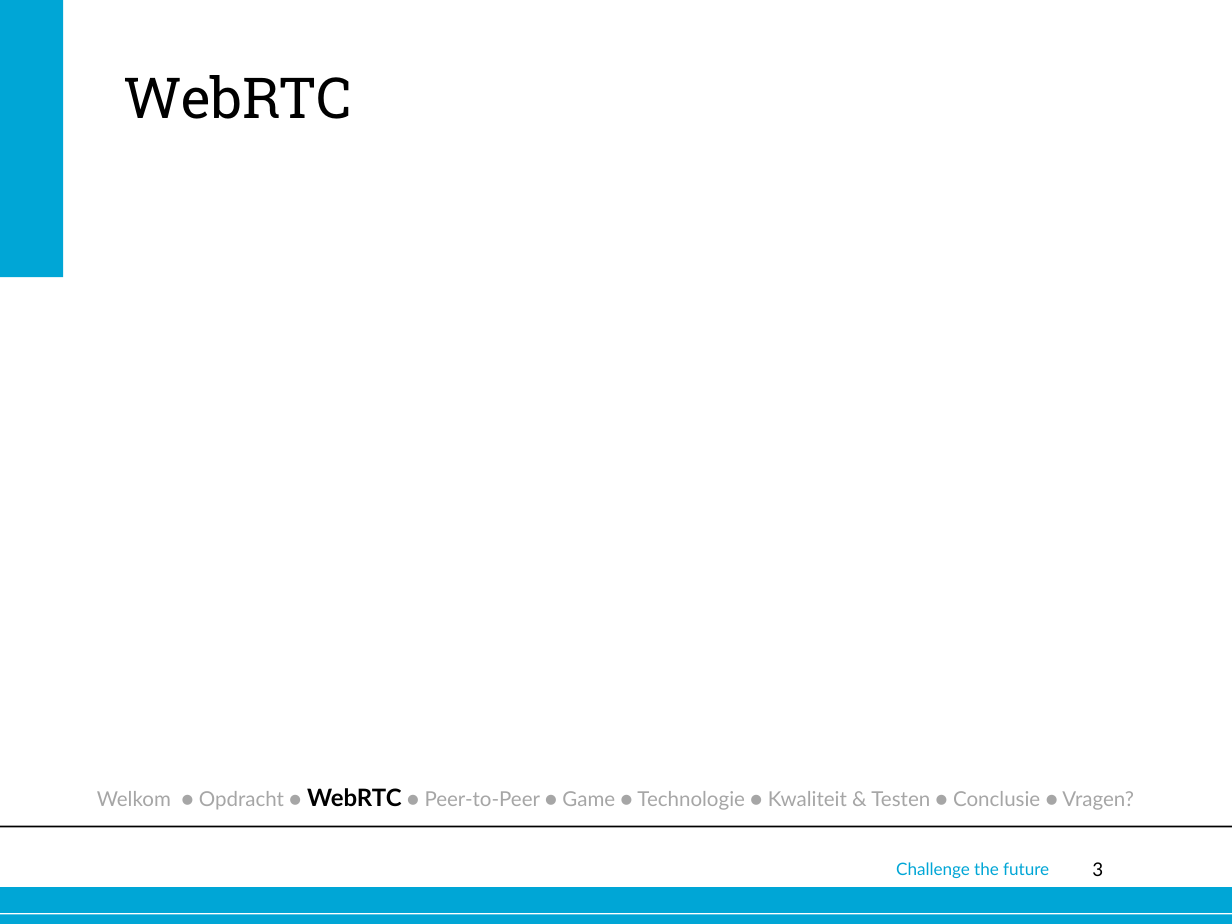
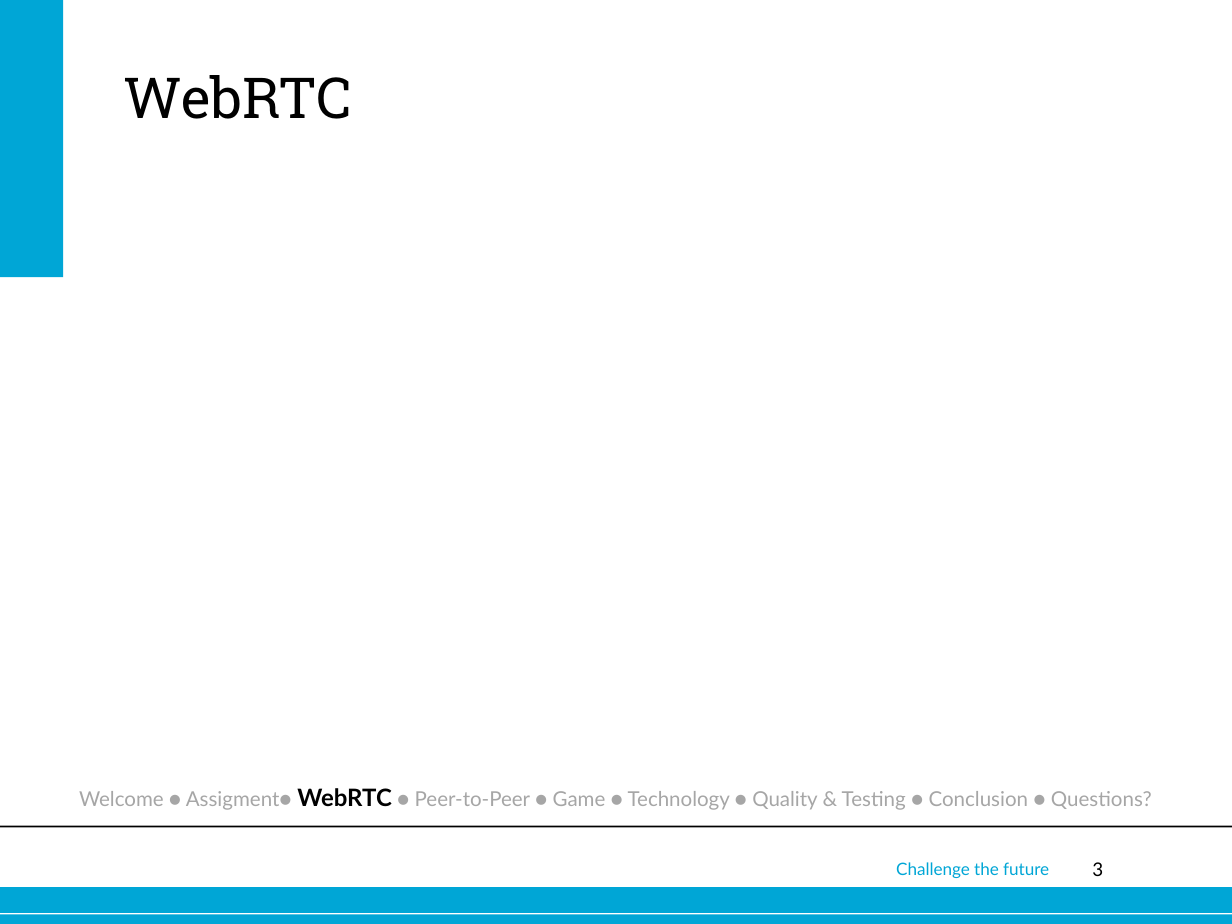
Before and after one commit to joostverdoorn/webrtc, a slide deck: slide 3 of documents/Eindpresentatie/webrtc.pptx. Drawn at 1232x924 pixels with LibreOffice and Linux fonts; fonts in the diff are those of the drawing; background and template pictures are left out. Boxes give left, top, right and bottom in pixels: in the first picture for what was removed or moved away, otherwise in the second. Text is boxed around its words. In the diff, an @@ line names an element or a change of style, - is before the commit and + after.

```diff
--- a/documents/Eindpresentatie/webrtc.pptx
+++ b/documents/Eindpresentatie/webrtc.pptx
@@ text at box(79, 788, 1152, 810): text changed @@
-Welkom ● Opdracht ● WebRTC ● Peer-to-Peer ● Game ● Technologie ● Kwaliteit & Testen ● Conclusie ● Vragen?
+Welcome ● Assigment● WebRTC ● Peer-to-Peer ● Game ● Technology ● Quality & Testing ● Conclusion ● Questions?
```
Also in this commit, not shown: 3 other slides changed, 4 slides added, 3 other files.
